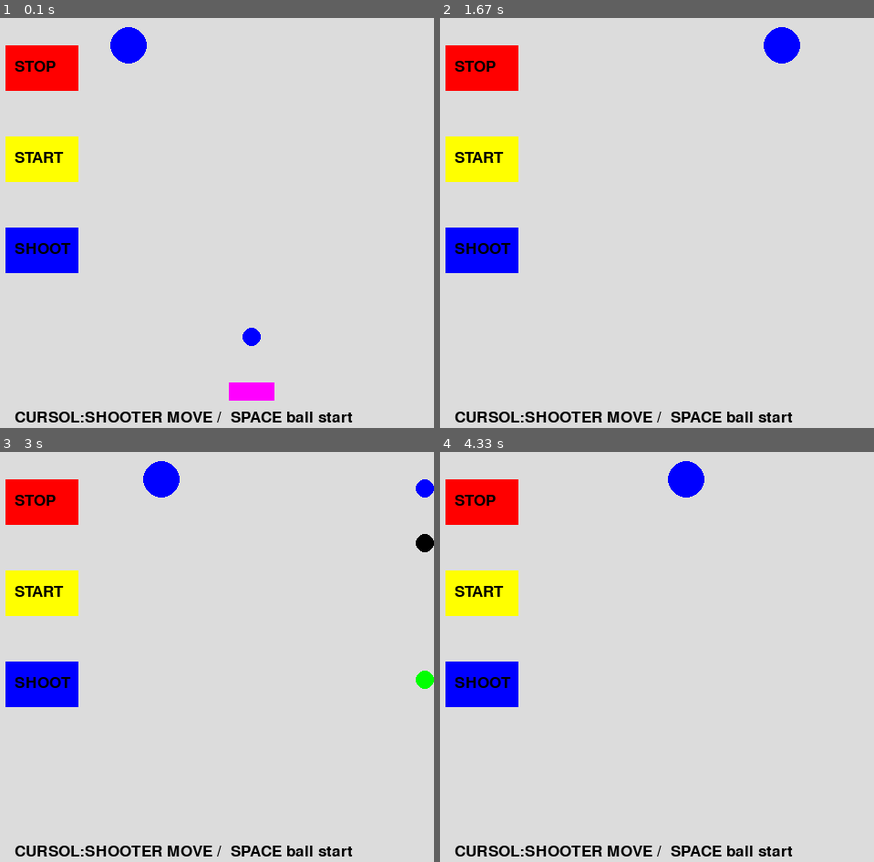
Above: before the commit, frames 1-4 (two rows, left to right).
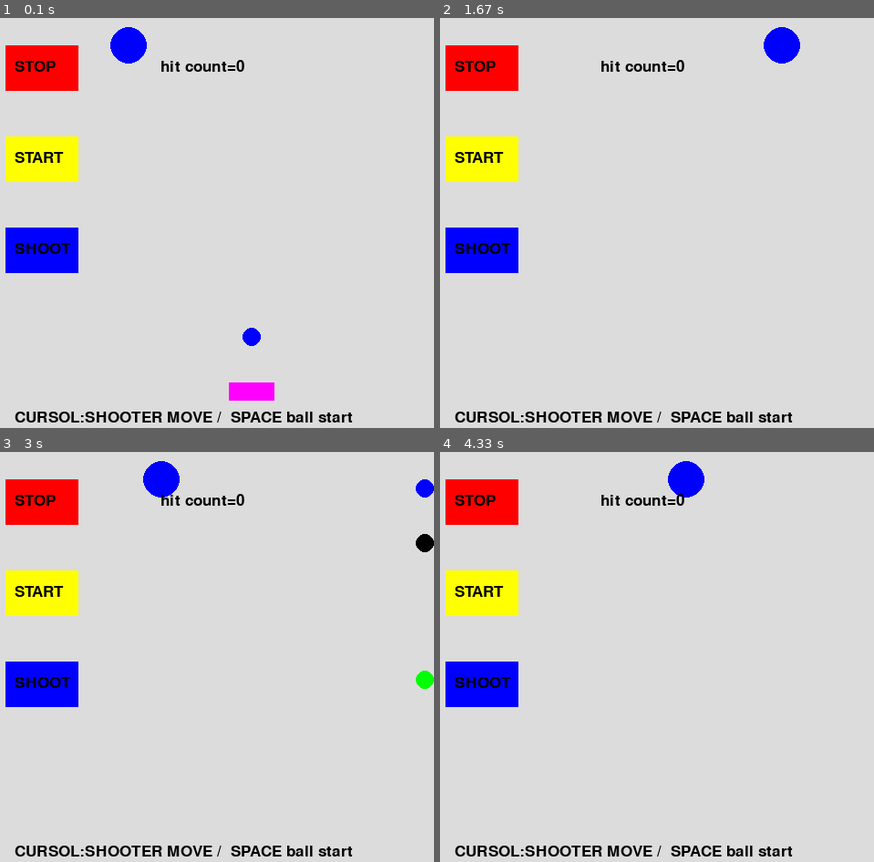
Above: after the commit, the same moments.

Repository: snc29654/pygame
Game: pygame game, started from shooting.py
Two runs of this game, one before a commit and one after it. Both use one fixed random seed, a clock stepped at 60 frames per second and the inputs below.
Inputs:
- Up to frame 1 (0.1 s): no input
- Up to frame 2 (1.67 s): hold Right 0.33-0.8 s; hold Right 0.83-1.3 s; tap Space at 0.9, 1.2, 1.4 s; hold Left from 1.33 s (still down)
- Up to frame 3 (3 s): tap Space at 1.7, 1.97, 2.27, 2.4, 2.7 s; release Left at 1.87 s; hold Left 1.9-2.3 s; hold Right 2.33-2.97 s
- Up to frame 4 (4.33 s): hold Left 3-3.47 s; tap Space at 3.07, 3.37, 3.57, 3.87 s; hold Right 3.5-3.97 s

The runs differ from the first frame. In frame 1, 0.3% of the frame differs, in the area x 37-57%, y 10-14%; in frame 2, 0.3%; in frame 3, 0.3%; in frame 4, 0.3%.

Commit message:
hit count表示

Diff:
--- a/shooting.py
+++ b/shooting.py
@@ -26,6 +26,7 @@
     bx3=300
     y3 =400
 
+    hit_count=0
     stop=0
     hit=0
     going = True
@@ -129,8 +130,10 @@
         main_surface.blit(text3, (40,245))
         main_surface.blit(text4, (40,430))
         if(hit==1):
-            main_surface.blit(texthit, (200,45))
-            stop=1
+            hit_count+=1
+            hit=0
+        texthit = font.render("hit count="+str(hit_count), True, (0,0,0))
+        main_surface.blit(texthit, (200,45))
         pygame.display.update()
         clock.tick(50)
     pygame.quit()
